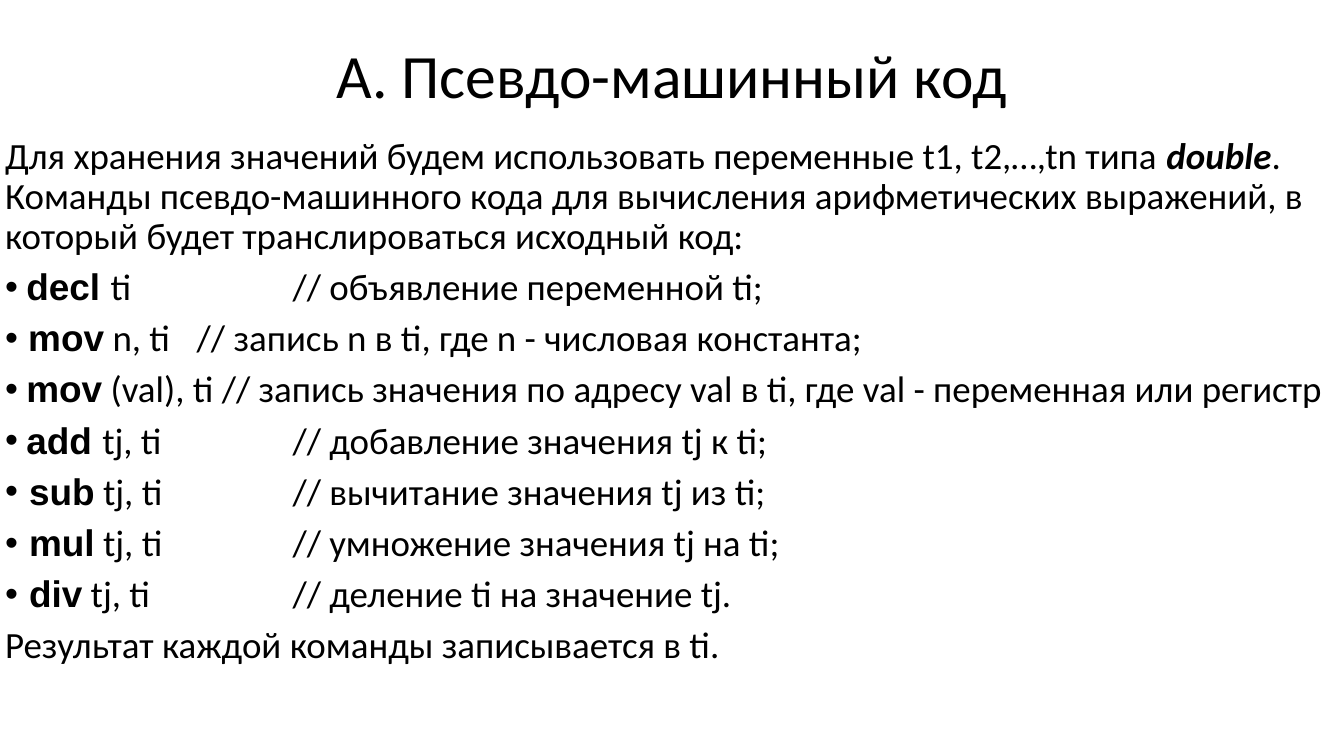
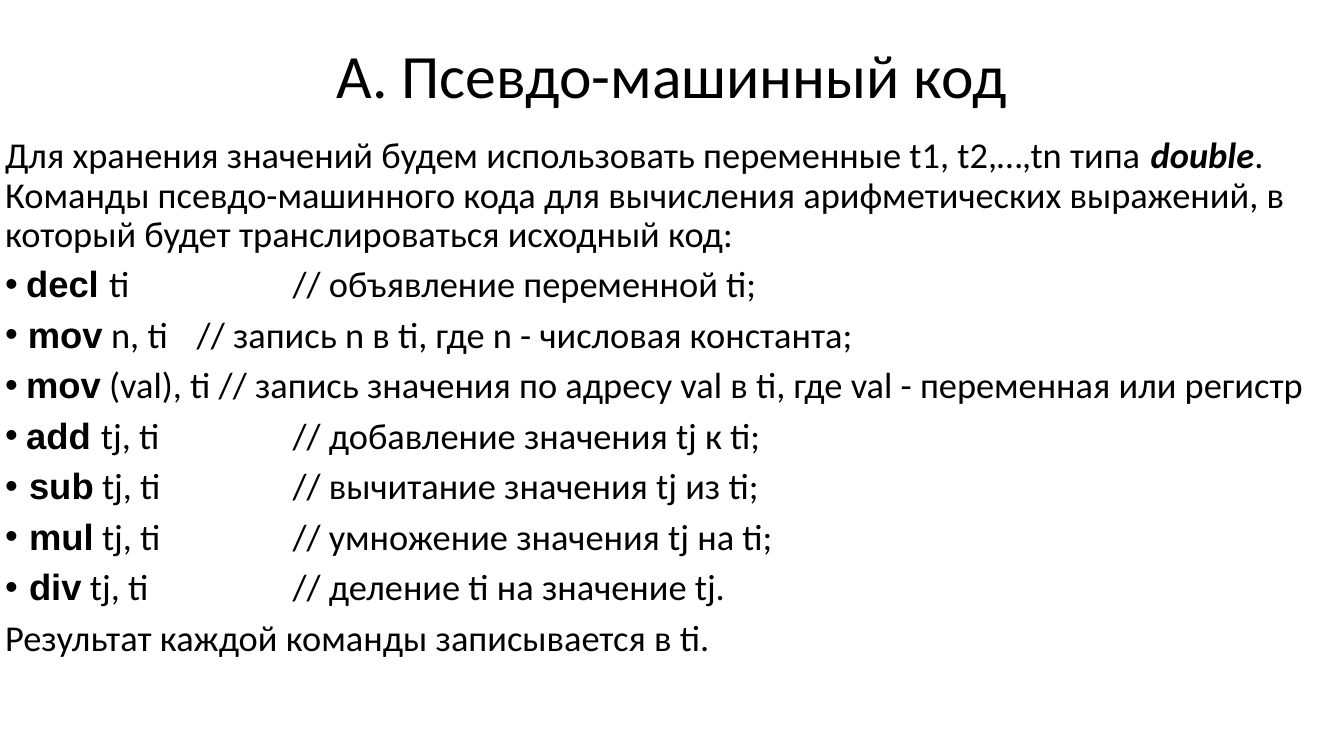
Before and after one commit to goddamnteam/korzun, a slide deck: slide 3 of task3.pptx. Drawn at 1344x756 pixels with LibreOffice and Linux fonts; fonts in the diff are those of the drawing. Boxes give left, top, right and bottom in pixels: in the first picture for what was removed or moved away, otherwise in the second. Text is boxed around its words. In the diff, an @@ line names an element or a change of style, - is before the commit and + after.

```diff
--- a/task3.pptx
+++ b/task3.pptx
@@ text "Для хранения значений будем использовать ..." at bbox=[5, 142, 1303, 657]: size 26.5 to 26 pt @@
```
Also in this commit, not shown: 12 other slides changed, 9 slides added, 7 slides removed.
